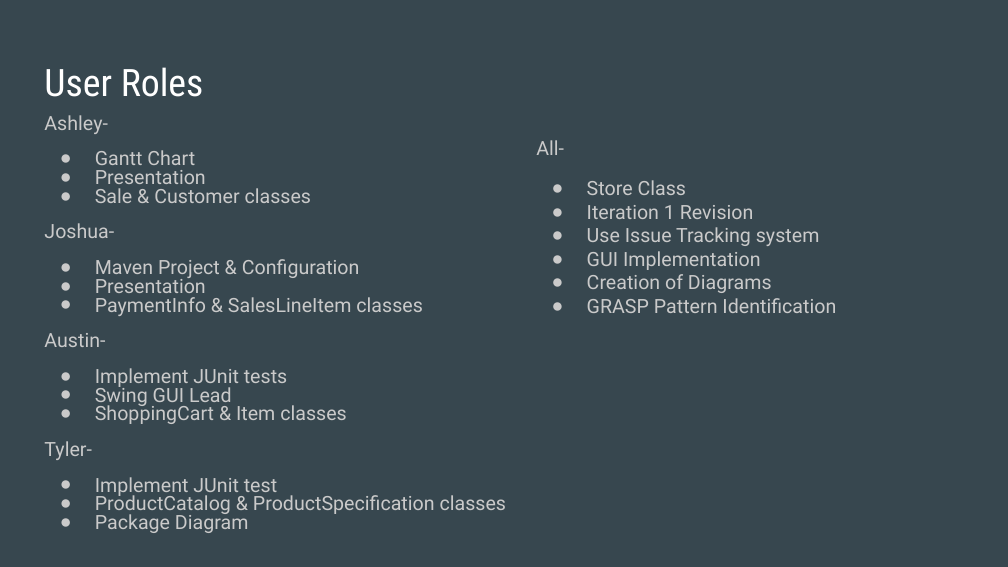
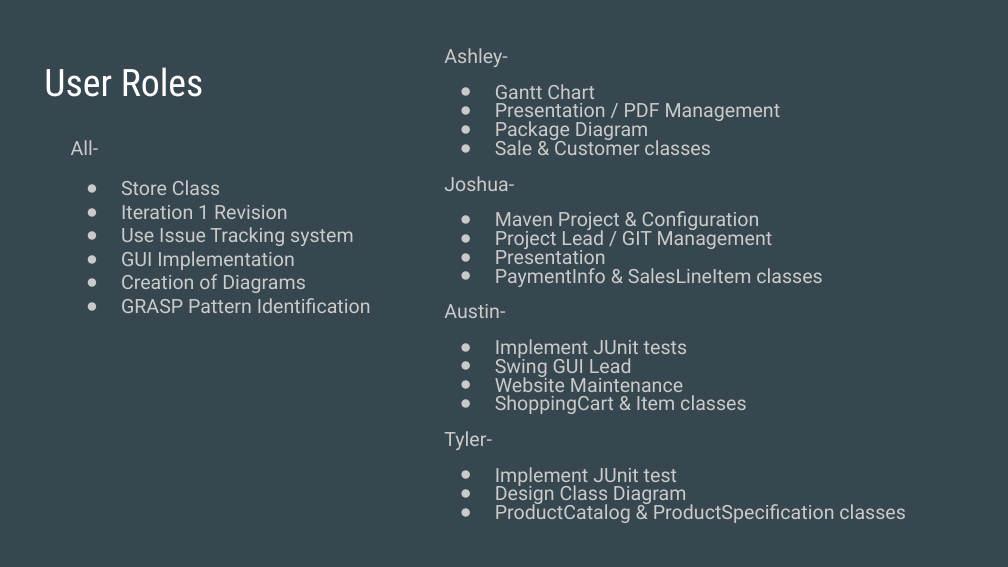
Before and after one commit to RuntimeTerrorBU/Nozama, a slide deck: slide 2 of Iteration2 Documents/NOT FINISHED - Iteration 2 Slides.pptx. Drawn at 1008x567 pixels with LibreOffice and Linux fonts; fonts in the diff are those of the drawing. Boxes give left, top, right and bottom in pixels: in the first picture for what was removed or moved away, otherwise in the second. Text is boxed around its words. In the diff, an @@ line names an element or a change of style, - is before the commit and + after.

Commit message:
Adding iteration 2 changes

```diff
--- a/Iteration2 Documents/NOT FINISHED - Iteration 2 Slides.pptx
+++ b/Iteration2 Documents/NOT FINISHED - Iteration 2 Slides.pptx
@@ text "Ashley-": place and size @@
-text "Ashley-" at box(44, 115, 506, 533)
+text "Ashley-" at box(444, 48, 905, 523)
@@ text at box(495, 103, 781, 142): text changed @@
-● Presentation
+● Presentation / PDF Management
+● Package Diagram
@@ text "All-": place and size @@
-text "All-" at box(536, 140, 836, 313)
+text "All-" at box(71, 140, 371, 313)
@@ text at box(495, 227, 773, 251): paragraph added @@
+● Project Lead / GIT Management
@@ text at box(495, 374, 683, 398): paragraph added @@
+● Website Maintenance
@@ text at box(495, 482, 686, 506): paragraph added @@
+● Design Class Diagram
@@ text at box(95, 511, 248, 533): paragraph removed @@
-● Package Diagram
```
Also in this commit, not shown: 1 other slide changed.
